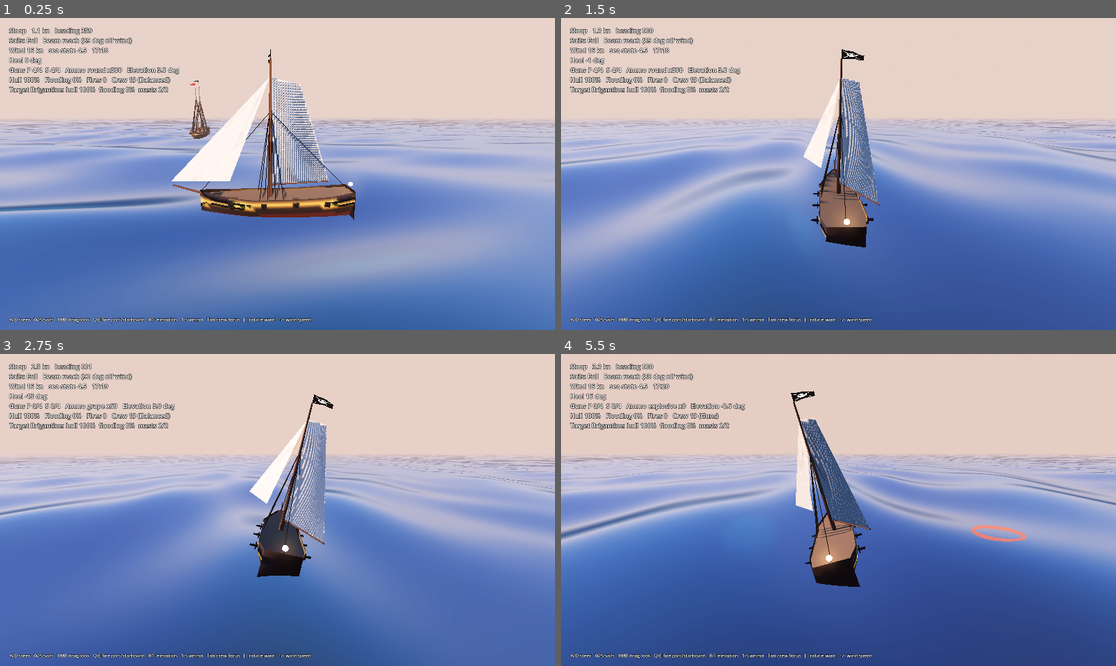
Above: before the commit, frames 1-4 (two rows, left to right).
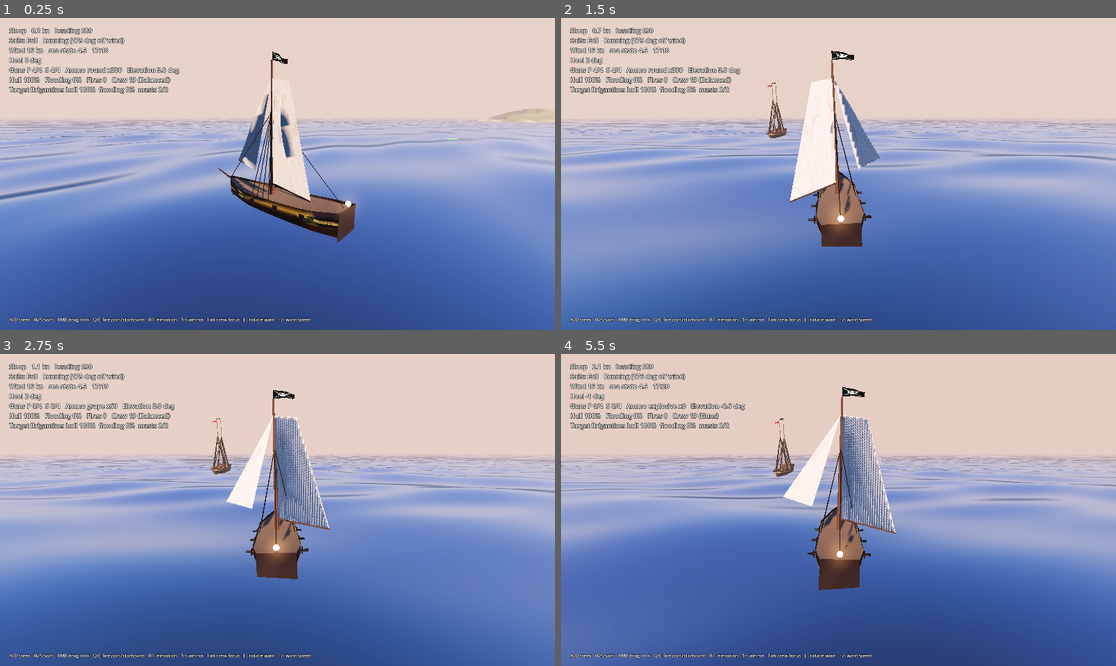
Above: after the commit, the same moments.

Repository: xsevcikr/Pirate_Empire
Game: Godot game, scene res://scenes/world.tscn
The game is run twice, just before and just after one commit, with the same random seed, the same clock (stepped at 60 frames per second) and the same inputs.
Inputs (mouse positions are in pixels of both pictures, inside the frame that each line leads up to):
- Up to frame 1 (0.25 s): no input
- Up to frame 2 (1.5 s): move the mouse to (960, 158) at 0.52 s; hold D (steer_right) 0.53-1.25 s; tap 1 (ammo_1) at 0.6 s; click (960, 158) at 0.67 s; drag from (727, 189) to (810, 236) at 1.27 s
- Up to frame 3 (2.75 s): move the mouse to (333, 441) at 2.02 s; hold D (steer_right) from 2.03 s (still down); tap 3 (ammo_3) at 2.1 s
- Up to frame 4 (5.5 s): release D (steer_right) at 2.75 s; drag from (810, 572) to (672, 463) at 2.77 s; move the mouse to (1005, 556) at 3.52 s; hold A (steer_left) 3.53-4.25 s; tap 5 (ammo_5) at 3.6 s; drag from (672, 463) to (755, 432) at 4.27 s; move the mouse to (866, 510) at 5.02 s; hold F (elev_down) from 5.03 s (still down); hold Tab (crew_focus) from 5.03 s (still down); click (866, 510) at 5.17 s

The runs differ from the first frame. In frame 1, 39% of the frame differs, in the area x 0-100%, y 3-100%; in frame 2, 21%; in frame 3, 22%; in frame 4, 21%.

Commit message:
M6: world map, chunk streaming, fog of war, weather chain, islands, sea nav, encounters
Co-Authored-By: Claude Sonnet 5.5 <noreply@anthropic.com>
Claude-Session: https://claude.ai/code/session_01QPePgSLxAzefimQUZhyTmj

Diff:
--- a/scenes/world.gd
+++ b/scenes/world.gd
@@ -45,12 +45,21 @@
 	ocean.model = WaveModel.new(wind.sea_state(), wind.direction)
 	add_child(ocean)
 
+	var gen := WorldGen.new()
+	for i in gen.islands.size():
+		var isl: Dictionary = gen.islands[i]
+		if (isl["pos"] as Vector2).length() > 3500.0:
+			continue
+		var node := Island.make(isl["radius"], 100 + i)
+		node.position = Vector3(isl["pos"].x, 0.0, isl["pos"].y)
+		add_child(node)
+
 	ship = Ship.new()
 	ship.stats = SLOOP
 	ship.ocean = ocean.model
 	ship.wind = wind
-	ship.position = Vector3(0, 0.0, 0)
-	ship.rotation_degrees.y = 0.0
+	ship.position = Vector3(0, 0.0, 420)
+	ship.rotation_degrees.y = -90.0
 	add_child(ship)
 	ocean.follow = ship
 
@@ -64,7 +73,7 @@
 	target.ocean = ocean.model
 	target.wind = wind
 	target.sail_level = 0
-	target.position = Vector3(110, 0.5, -30)
+	target.position = Vector3(110, 0.5, 390)
 	target.rotation_degrees.y = 90.0
 	add_child(target)
 	target.broadside.projectiles = projectiles
--- a/src/combat/projectile_manager.gd
+++ b/src/combat/projectile_manager.gd
@@ -75,6 +75,10 @@
 			(res["collider"] as Ship).receive_cannonball(res["position"], res["normal"], dir, p["gun"], p["ammo"], dist, p["source"])
 			hits += 1
 			done = true
+		elif not res.is_empty():
+			Vfx.splash(self, res["position"])
+			misses += 1
+			done = true
 		elif ocean and p["pos"].y < ocean.height_at(p["pos"].x, p["pos"].z):
 			Vfx.splash(self, Vector3(p["pos"].x, ocean.height_at(p["pos"].x, p["pos"].z), p["pos"].z))
 			misses += 1
--- /dev/null
+++ b/src/world/island.gd
@@ -0,0 +1,92 @@
+class_name Island
+extends StaticBody3D
+## A procedural island: noise heightmap with sand, grass and rock vertex colours, plus a solid core ships can ground on.
+
+const SAND := Color(0.80, 0.72, 0.52)
+const GRASS := Color(0.22, 0.42, 0.16)
+const FOREST := Color(0.12, 0.30, 0.12)
+const ROCK := Color(0.38, 0.35, 0.32)
+
+var radius_m: float = 200.0
+var seed_value: int = 1
+var peak_m: float = 40.0
+
+
+static func make(radius: float, seed_v: int) -> Island:
+	var isl := Island.new()
+	isl.radius_m = radius
+	isl.seed_value = seed_v
+	isl.peak_m = clampf(radius * 0.22, 18.0, 70.0)
+	return isl
+
+
+func _ready() -> void:
+	collision_layer = 2
+	collision_mask = 0
+	set_meta("island", true)
+	var mi := MeshInstance3D.new()
+	mi.mesh = _build_mesh()
+	var mat := StandardMaterial3D.new()
+	mat.vertex_color_use_as_albedo = true
+	mat.roughness = 0.95
+	mi.material_override = mat
+	add_child(mi)
+	var cs := CollisionShape3D.new()
+	var cyl := CylinderShape3D.new()
+	cyl.radius = radius_m * 0.92
+	cyl.height = 12.0
+	cs.shape = cyl
+	cs.position.y = -2.0
+	add_child(cs)
+
+
+func height_at(local: Vector2, noise: FastNoiseLite) -> float:
+	var d: float = local.length() / radius_m
+	var fall: float = clampf(1.0 - d * d, 0.0, 1.0)
+	var n: float = 0.55 + 0.45 * noise.get_noise_2d(local.x, local.y)
+	return (fall * peak_m * n) - 3.0 * (1.0 - fall) - 1.5 + (4.0 if fall > 0.0 else 0.0) * fall
+
+
+func _build_mesh() -> ArrayMesh:
+	var noise := FastNoiseLite.new()
+	noise.seed = seed_value
+	noise.frequency = 1.6 / radius_m
+	noise.fractal_octaves = 4
+	var rings: int = 28
+	var segs: int = 56
+	var outer: float = radius_m * 1.25
+	var st := SurfaceTool.new()
+	st.begin(Mesh.PRIMITIVE_TRIANGLES)
+	var verts: Array[Vector3] = []
+	var cols: Array[Color] = []
+	for r in rings + 1:
+		for s in segs:
+			var ang: float = TAU * s / segs
+			var rad: float = outer * float(r) / rings
+			var p := Vector2.from_angle(ang) * rad
+			# warp the coastline so it is not a circle
+			var warp: float = 1.0 + 0.25 * noise.get_noise_2d(p.x * 1.7 + 311.0, p.y * 1.7)
+			var h: float = height_at(p / warp, noise)
+			verts.append(Vector3(p.x, h, p.y))
+			cols.append(_color_for(h, noise.get_noise_2d(p.x * 3.0, p.y * 3.0)))
+	for r in rings:
+		for s in segs:
+			var a: int = r * segs + s
+			var b: int = r * segs + (s + 1) % segs
+			var c: int = (r + 1) * segs + s
+			var d: int = (r + 1) * segs + (s + 1) % segs
+			for idx in [a, c, b, b, c, d]:
+				st.set_color(cols[idx])
+				st.add_vertex(verts[idx])
+	st.generate_normals()
+	return st.commit()
+
+
+func _color_for(h: float, n: float) -> Color:
+	if h < 0.8:
+		return SAND.darkened(0.25)
+	if h < 3.0:
+		return SAND
+	if h < peak_m * 0.55:
+		return GRASS.lerp(FOREST, clampf(0.5 + n, 0.0, 1.0))
+	return ROCK.lerp(GRASS, clampf(0.3 - n, 0.0, 0.6))
--- /dev/null
+++ b/src/world/map/chunk_streamer.gd
@@ -0,0 +1,46 @@
+class_name ChunkStreamer
+extends RefCounted
+## Keeps only the (2r+1)^2 chunks around the player loaded. `update` returns what to load and unload.
+
+const RADIUS: int = 2  ## 5 x 5
+
+var loaded: Dictionary = {}  ## Vector2i -> true
+var center: Vector2i = Vector2i(-99, -99)
+var peak_loaded: int = 0
+var loads: int = 0
+var unloads: int = 0
+
+
+func wanted(c: Vector2i) -> Array[Vector2i]:
+	var out: Array[Vector2i] = []
+	for dz in range(-RADIUS, RADIUS + 1):
+		for dx in range(-RADIUS, RADIUS + 1):
+			var n := Vector2i(c.x + dx, c.y + dz)
+			if n.x >= 0 and n.y >= 0 and n.x < WorldMap.CHUNKS and n.y < WorldMap.CHUNKS:
+				out.append(n)
+	return out
+
+
+## Returns {"load": Array[Vector2i], "unload": Array[Vector2i]}; unloads are applied before loads so the cap holds.
+func update(player_pos: Vector2) -> Dictionary:
+	var c: Vector2i = WorldMap.chunk_of(player_pos)
+	var res := {"load": [] as Array[Vector2i], "unload": [] as Array[Vector2i]}
+	if c == center:
+		return res
+	center = c
+	var want: Dictionary = {}
+	for n in wanted(c):
+		want[n] = true
+	for k in loaded.keys():
+		if not want.has(k):
+			res["unload"].append(k)
+	for k in res["unload"]:
+		loaded.erase(k)
+		unloads += 1
+	for k in want.keys():
+		if not loaded.has(k):
+			loaded[k] = true
+			res["load"].append(k)
+			loads += 1
+	peak_loaded = maxi(peak_loaded, loaded.size())
+	return res
--- /dev/null
+++ b/src/world/map/discovery.gd
@@ -0,0 +1,51 @@
+class_name Discovery
+extends RefCounted
+## Fog of war: one bit per chunk (256 chunks = 32 bytes).
+
+var bits: PackedByteArray = PackedByteArray()
+
+
+func _init() -> void:
+	bits.resize(WorldMap.CHUNKS * WorldMap.CHUNKS / 8)
+
+
+func reveal(c: Vector2i) -> void:
+	var i: int = WorldMap.chunk_index(c)
+	bits[i >> 3] = bits[i >> 3] | (1 << (i & 7))
+
+
+## Reveal a disc of chunks (the view radius around the player).
+func reveal_around(p: Vector2, radius_m: float = 1500.0) -> void:
+	var c: Vector2i = WorldMap.chunk_of(p)
+	var n: int = int(ceil(radius_m / WorldMap.CHUNK_M))
+	for dz in range(-n, n + 1):
+		for dx in range(-n, n + 1):
+			var k := Vector2i(c.x + dx, c.y + dz)
+			if k.x < 0 or k.y < 0 or k.x >= WorldMap.CHUNKS or k.y >= WorldMap.CHUNKS:
+				continue
+			if WorldMap.chunk_center(k).distance_to(p) <= radius_m + WorldMap.CHUNK_M * 0.5:
+				reveal(k)
+
+
+func is_revealed(c: Vector2i) -> bool:
+	var i: int = WorldMap.chunk_index(c)
+	return (bits[i >> 3] >> (i & 7)) & 1 == 1
+
+
+func count() -> int:
+	var n: int = 0
+	for i in WorldMap.CHUNKS * WorldMap.CHUNKS:
+		if (bits[i >> 3] >> (i & 7)) & 1 == 1:
+			n += 1
+	return n
+
+
+func to_bytes() -> PackedByteArray:
+	return bits.duplicate()
+
+
+static func from_bytes(b: PackedByteArray) -> Discovery:
+	var d := Discovery.new()
+	if b.size() == d.bits.size():
+		d.bits = b.duplicate()
+	return d
--- /dev/null
+++ b/src/world/map/encounters.gd
@@ -0,0 +1,32 @@
+class_name Encounters
+extends RefCounted
+## Random encounter table and density rules.
+
+const TABLE: Dictionary = {
+	"merchant_convoy": 22, "navy_patrol": 18, "rival_pirate": 14, "smuggler_meeting": 6, "castaways": 6,
+}
+const MAX_ACTIVE: int = 12
+const ACTIVE_RADIUS_M: float = 6000.0
+const DENSITY_LANE_PER_KM2: float = 1.0 / 4.0
+const DENSITY_OPEN_PER_KM2: float = 1.0 / 25.0
+
+
+static func pick(rng: RandomNumberGenerator) -> String:
+	var total: int = 0
+	for w in TABLE.values():
+		total += w
+	var r: int = rng.randi() % total
+	for k in TABLE.keys():
+		r -= TABLE[k]
+		if r < 0:
+			return k
+	return "merchant_convoy"
+
+
+## Ships wanted in a 1 km sector; capped globally by MAX_ACTIVE.
+static func sector_target(near_lane: bool) -> float:
+	return DENSITY_LANE_PER_KM2 if near_lane else DENSITY_OPEN_PER_KM2
+
+
+static func can_spawn(active_count: int) -> bool:
+	return active_count < MAX_ACTIVE
--- /dev/null
+++ b/src/world/map/sea_nav.gd
@@ -0,0 +1,47 @@
+class_name SeaNav
+extends RefCounted
+## Coarse sea navigation grid for path tests and AI trade routes: islands (with a margin) are blocked.
+
+const CELL_M: float = 125.0
+const MARGIN_M: float = 60.0
+
+var grid := AStarGrid2D.new()
+var n: int = int(WorldMap.SIZE_M / CELL_M)
+
+
+func _init(gen: WorldGen) -> void:
+	grid.region = Rect2i(0, 0, n, n)
+	grid.cell_size = Vector2(1, 1)
+	grid.diagonal_mode = AStarGrid2D.DIAGONAL_MODE_ONLY_IF_NO_OBSTACLES
+	grid.update()
+	for isl in gen.islands:
+		var c: Vector2i = to_cell(isl["pos"])
+		var rad: int = int(ceil((isl["radius"] + MARGIN_M) / CELL_M)) + 1
+		for dz in range(-rad, rad + 1):
+			for dx in range(-rad, rad + 1):
+				var cell := Vector2i(c.x + dx, c.y + dz)
+				if cell.x < 0 or cell.y < 0 or cell.x >= n or cell.y >= n:
+					continue
+				if cell_center(cell).distance_to(isl["pos"]) < isl["radius"] + MARGIN_M:
+					grid.set_point_solid(cell, true)
+
+
+func to_cell(p: Vector2) -> Vector2i:
+	return Vector2i(clampi(int((p.x + WorldMap.HALF) / CELL_M), 0, n - 1), clampi(int((p.y + WorldMap.HALF) / CELL_M), 0, n - 1))
+
+
+func cell_center(c: Vector2i) -> Vector2:
+	return Vector2(-WorldMap.HALF + (c.x + 0.5) * CELL_M, -WorldMap.HALF + (c.y + 0.5) * CELL_M)
+
+
+## Path of world positions from a to b through open water; empty if unreachable.
+func find_path(a: Vector2, b: Vector2) -> PackedVector2Array:
+	var ca: Vector2i = to_cell(a)
+	var cb: Vector2i = to_cell(b)
+	if grid.is_point_solid(ca) or grid.is_point_solid(cb):
+		return PackedVector2Array()
+	var cells: Array[Vector2i] = grid.get_id_path(ca, cb)
+	var out := PackedVector2Array()
+	for c in cells:
+		out.append(cell_center(c))
+	return out
--- /dev/null
+++ b/src/world/map/weather_chain.gd
@@ -0,0 +1,47 @@
+class_name WeatherChain
+extends RefCounted
+## Weather as a Markov chain stepped every few game hours, biased by the region's tendency.
+
+const STATES: Array[String] = ["clear", "overcast", "rain", "storm", "fog"]
+const STEP_HOURS: float = 6.0
+const STAY: float = 0.55  ## chance to keep the current state each step
+
+var state: String = "clear"
+var rng := RandomNumberGenerator.new()
+var visited: Dictionary = {}
+
+
+func _init(seed_value: int = 1) -> void:
+	rng.seed = seed_value
+	visited[state] = true
+
+
+## One step. `tendency`: state -> weight (the region's typical weather); other states get a small floor weight.
+func step(tendency: Dictionary) -> String:
+	if rng.randf() >= 1.0 - STAY:
+		visited[state] = true
+		return state
+	var total: float = 0.0
+	var w: Dictionary = {}
+	for s in STATES:
+		var v: float = tendency.get(s, 0.0) + 0.04
+		w[s] = v
+		total += v
+	var r: float = rng.randf() * total
+	for s in STATES:
+		r -= w[s]
+		if r <= 0.0:
+			state = s
+			break
+	visited[state] = true
+	return state
+
+
+## Sea state bump (Beaufort-ish) by weather.
+static func sea_state_bonus(s: String) -> int:
+	match s:
+		"storm":
+			return 3
+		"rain":
+			return 1
+	return 0
--- /dev/null
+++ b/src/world/map/world_gen.gd
@@ -0,0 +1,90 @@
+class_name WorldGen
+extends RefCounted
+## Deterministic layout of the archipelago: 24 named islands and the points of interest on them.
+
+const SEED: int = 20240601
+const ISLAND_COUNTS: Dictionary = {
+	"albion_shallows": 4, "merchants_reach": 4, "haven_waters": 5, "coral_isles": 4, "iron_marches": 4, "dead_reach": 3,
+}
+const POI_COUNTS: Dictionary = {
+	"port": 14, "fort": 6, "base": 8, "treasure_island": 20, "cave": 10, "wreck": 12, "reef": 15, "whirlpool": 3, "lighthouse": 8,
+}
+const MIN_ISLAND_GAP_M: float = 700.0
+const HARBOR_OFFSET_M: float = 200.0
+
+var islands: Array[Dictionary] = []  ## {name, pos Vector2, radius, region}
+var pois: Array[Dictionary] = []  ## {type, pos Vector2, island int (-1 for open water)}
+var _rng := RandomNumberGenerator.new()
+
+
+func _init() -> void:
+	_rng.seed = SEED
+	_place_islands()
+	_place_pois()
+
+
+func _place_islands() -> void:
+	islands.append({"name": "Haven Rock", "pos": WorldMap.HAVEN_ROCK, "radius": 160.0, "region": "haven_waters"})
+	for region in ISLAND_COUNTS.keys():
+		var rect: Rect2 = WorldMap.REGIONS[region]["rect"]
+		var want: int = ISLAND_COUNTS[region] - (1 if region == "haven_waters" else 0)
+		var made: int = 0
+		var tries: int = 0
+		while made < want and tries < 5000:
+			tries += 1
+			var p := Vector2(_rng.randf_range(rect.position.x + 400.0, rect.end.x - 400.0), _rng.randf_range(rect.position.y + 400.0, rect.end.y - 400.0))
+			var r: float = _rng.randf_range(120.0, 300.0)
+			if _clear(p, r, MIN_ISLAND_GAP_M):
+				islands.append({"name": "%s %d" % [region.capitalize().replace("_", " "), made + 1], "pos": p, "radius": r, "region": region})
+				made += 1
+
+
+func _clear(p: Vector2, r: float, gap: float) -> bool:
+	for i in islands:
+		if p.distance_to(i["pos"]) < r + i["radius"] + gap:
+			return false
+	return true
+
+
+func harbor_point(island_index: int, angle: float) -> Vector2:
+	var i: Dictionary = islands[island_index]
+	return i["pos"] + Vector2.from_angle(angle) * (i["radius"] + HARBOR_OFFSET_M)
+
+
+func _place_pois() -> void:
+	# Haven Rock is port 0, the start hub.
+	pois.append({"type": "port", "pos": harbor_point(0, PI * 0.5), "island": 0})
+	var counters: Dictionary = {}
+	for type in ["port", "fort", "base", "lighthouse", "cave"]:
+		var n: int = POI_COUNTS[type] - (1 if type == "port" else 0)
+		for k in n:
+			var idx: int = (k * 5 + (3 if type != "port" else 1) + counters.size() * 7) % islands.size()
+			var ang: float = _rng.randf() * TAU
+			pois.append({"type": type, "pos": harbor_point(idx, ang), "island": idx})
+		counters[type] = true
+	for type in ["treasure_island", "wreck", "reef", "whirlpool"]:
+		for k in POI_COUNTS[type]:
+			var region_ids: Array = WorldMap.REGIONS.keys()
+			var region: String = "dead_reach" if type == "whirlpool" else region_ids[_rng.randi() % region_ids.size()]
+			var rect: Rect2 = WorldMap.REGIONS[region]["rect"]
+			for attempt in 200:
+				var p := Vector2(_rng.randf_range(rect.position.x + 200.0, rect.end.x - 200.0), _rng.randf_range(rect.position.y + 200.0, rect.end.y - 200.0))
+				if _clear(p, 40.0, 150.0):
+					pois.append({"type": type, "pos": p, "island": -1})
+					break
+
+
+func count_of(type: String) -> int:
+	var n: int = 0
+	for p in pois:
+		if p["type"] == type:
+			n += 1
+	return n
+
+
+## True if p lies on land (inside any island disc).
+func is_land(p: Vector2) -> bool:
+	for i in islands:
+		if p.distance_to(i["pos"]) < i["radius"]:
+			return true
+	return false
--- /dev/null
+++ b/src/world/map/world_map.gd
@@ -0,0 +1,55 @@
+class_name WorldMap
+extends RefCounted
+## The Ashen Archipelago: 16 km x 16 km, centred on the origin (x east, z south), 1 km chunks.
+
+const SIZE_M: float = 16000.0
+const HALF: float = 8000.0
+const CHUNK_M: float = 1000.0
+const CHUNKS: int = 16
+
+## Regions as Rect2 in (x, z) metres.
+const REGIONS: Dictionary = {
+	"albion_shallows": {"rect": Rect2(-8000, 4000, 4000, 4000), "faction": "navy", "weather": {"clear": 0.5, "overcast": 0.4, "rain": 0.1}},
+	"merchants_reach": {"rect": Rect2(-2000, 4000, 4000, 4000), "faction": "merchant", "weather": {"clear": 0.6, "rain": 0.3, "overcast": 0.1}},
+	"haven_waters": {"rect": Rect2(-2000, -2000, 4000, 4000), "faction": "pirate", "weather": {"clear": 0.4, "overcast": 0.3, "rain": 0.2, "storm": 0.1}},
+	"coral_isles": {"rect": Rect2(-8000, -8000, 4000, 4000), "faction": "reef_folk", "weather": {"clear": 0.7, "rain": 0.3}},
+	"iron_marches": {"rect": Rect2(4000, 4000, 4000, 4000), "faction": "iron_dominion", "weather": {"fog": 0.4, "storm": 0.3, "overcast": 0.3}},
+	"dead_reach": {"rect": Rect2(-4000, -8000, 8000, 4000), "faction": "none", "weather": {"storm": 0.6, "fog": 0.4}},
+}
+
+const HAVEN_ROCK: Vector2 = Vector2(0, 0)
+
+
+static func in_bounds(p: Vector2) -> bool:
+	return absf(p.x) <= HALF and absf(p.y) <= HALF
+
+
+static func chunk_of(p: Vector2) -> Vector2i:
+	var cx: int = clampi(int(floor((p.x + HALF) / CHUNK_M)), 0, CHUNKS - 1)
+	var cz: int = clampi(int(floor((p.y + HALF) / CHUNK_M)), 0, CHUNKS - 1)
+	return Vector2i(cx, cz)
+
+
+static func chunk_index(c: Vector2i) -> int:
+	return c.y * CHUNKS + c.x
+
+
+static func chunk_center(c: Vector2i) -> Vector2:
+	return Vector2(-HALF + (c.x + 0.5) * CHUNK_M, -HALF + (c.y + 0.5) * CHUNK_M)
+
+
+## Region containing p, or the nearest one for open water between regions.
+static func region_at(p: Vector2) -> String:
+	var best: String = ""
+	var best_d: float = INF
+	for id in REGIONS.keys():
+		var r: Rect2 = REGIONS[id]["rect"]
+		if r.has_point(p):
+			return id
+		var cx: float = clampf(p.x, r.position.x, r.end.x)
+		var cz: float = clampf(p.y, r.position.y, r.end.y)
+		var d: float = p.distance_to(Vector2(cx, cz))
+		if d < best_d:
+			best_d = d
+			best = id
+	return best
--- /dev/null
+++ b/tests/unit/test_world.gd
@@ -0,0 +1,97 @@
+extends TestCase
+
+
+func test_regions_and_chunks() -> void:
+	assert_eq(WorldMap.region_at(Vector2(0, 0)), "haven_waters")
+	assert_eq(WorldMap.region_at(Vector2(-6000, 6000)), "albion_shallows")
+	assert_eq(WorldMap.region_at(Vector2(6000, 6000)), "iron_marches")
+	assert_eq(WorldMap.region_at(Vector2(0, -6000)), "dead_reach")
+	assert_eq(WorldMap.chunk_of(Vector2(-8000, -8000)), Vector2i(0, 0))
+	assert_eq(WorldMap.chunk_of(Vector2(8000, 8000)), Vector2i(15, 15))
+	assert_eq(WorldMap.chunk_of(Vector2(0, 0)), Vector2i(8, 8))
+
+
+func test_streamer_caps_loaded_chunks_across_map() -> void:
+	var s := ChunkStreamer.new()
+	var worst_ms: float = 0.0
+	var p := Vector2(-8000, -8000)
+	while p.x < 8000.0:
+		var t0: int = Time.get_ticks_usec()
+		s.update(p)
+		worst_ms = maxf(worst_ms, (Time.get_ticks_usec() - t0) / 1000.0)
+		p += Vector2(7.2, 7.2)  # about 14 knots per second
+	assert_true(s.peak_loaded <= 25, "peak %d" % s.peak_loaded)
+	assert_true(worst_ms < 50.0, "slowest update %.2f ms" % worst_ms)
+	assert_true(s.loads > 16, "streamed %d loads" % s.loads)
+	assert_eq(s.loads - s.unloads, s.loaded.size())
+
+
+func test_discovery_round_trip() -> void:
+	var d := Discovery.new()
+	d.reveal_around(Vector2(0, 0))
+	d.reveal(Vector2i(15, 15))
+	assert_true(d.is_revealed(Vector2i(8, 8)))
+	assert_true(d.is_revealed(Vector2i(15, 15)))
+	assert_true(not d.is_revealed(Vector2i(0, 0)))
+	var copy: Discovery = Discovery.from_bytes(d.to_bytes())
+	assert_eq(copy.count(), d.count())
+	assert_eq(copy.bits, d.bits)
+
+
+func test_weather_visits_all_states_in_30_days() -> void:
+	var w := WeatherChain.new(5)
+	var tendency: Dictionary = {"clear": 0.3, "overcast": 0.2, "rain": 0.2, "storm": 0.15, "fog": 0.15}
+	for i in int(30 * 24 / WeatherChain.STEP_HOURS):
+		w.step(tendency)
+	for s in WeatherChain.STATES:
+		assert_true(w.visited.has(s), "never visited " + s)
+
+
+func test_region_weather_tendency_respected() -> void:
+	var w := WeatherChain.new(9)
+	var storms: int = 0
+	for i in 2000:
+		if w.step(WorldMap.REGIONS["dead_reach"]["weather"]) in ["storm", "fog"]:
+			storms += 1
+	assert_true(storms > 1600, "dead reach storm/fog steps %d / 2000" % storms)
+
+
+func test_layout_counts() -> void:
+	var g := WorldGen.new()
+	assert_eq(g.islands.size(), 24)
+	for type in WorldGen.POI_COUNTS.keys():
+		assert_eq(g.count_of(type), WorldGen.POI_COUNTS[type], type)
+	for i in g.islands:
+		assert_true(WorldMap.in_bounds(i["pos"]))
+
+
+func test_layout_deterministic() -> void:
+	var a := WorldGen.new()
+	var b := WorldGen.new()
+	assert_eq(a.pois.size(), b.pois.size())
+	assert_eq(a.pois[5]["pos"], b.pois[5]["pos"])
+
+
+func test_every_poi_reachable_from_haven_rock() -> void:
+	var g := WorldGen.new()
+	var nav := SeaNav.new(g)
+	var start: Vector2 = g.pois[0]["pos"]
+	assert_true(not g.is_land(start))
+	for p in g.pois:
+		if p["type"] == "whirlpool":
+			continue
+		var path: PackedVector2Array = nav.find_path(start, p["pos"])
+		assert_true(path.size() > 0, "%s at %s unreachable" % [p["type"], p["pos"]])
+
+
+func test_encounter_table_weights() -> void:
+	var rng := RandomNumberGenerator.new()
+	rng.seed = 4
+	var counts := {}
+	for i in 6600:
+		var k: String = Encounters.pick(rng)
+		counts[k] = counts.get(k, 0) + 1
+	assert_true(counts["merchant_convoy"] > counts["navy_patrol"])
+	assert_true(counts["navy_patrol"] > counts["rival_pirate"])
+	assert_true(Encounters.can_spawn(11) and not Encounters.can_spawn(12))
+	assert_near(Encounters.sector_target(true), 0.25, 0.0001)
Not shown, added: src/world/island.gd.uid
Not shown, added: src/world/map/chunk_streamer.gd.uid
Not shown, added: src/world/map/discovery.gd.uid
Not shown, added: src/world/map/encounters.gd.uid
Not shown, added: src/world/map/sea_nav.gd.uid
Not shown, added: src/world/map/weather_chain.gd.uid
Not shown, added: src/world/map/world_gen.gd.uid
Not shown, added: src/world/map/world_map.gd.uid
Not shown, added: tests/unit/test_world.gd.uid
